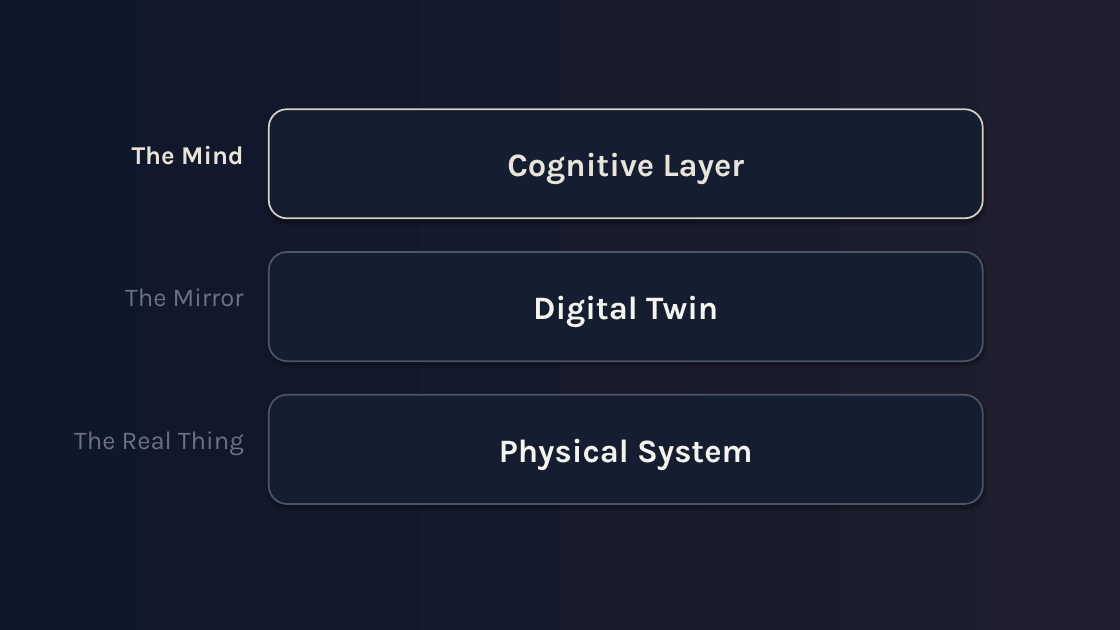
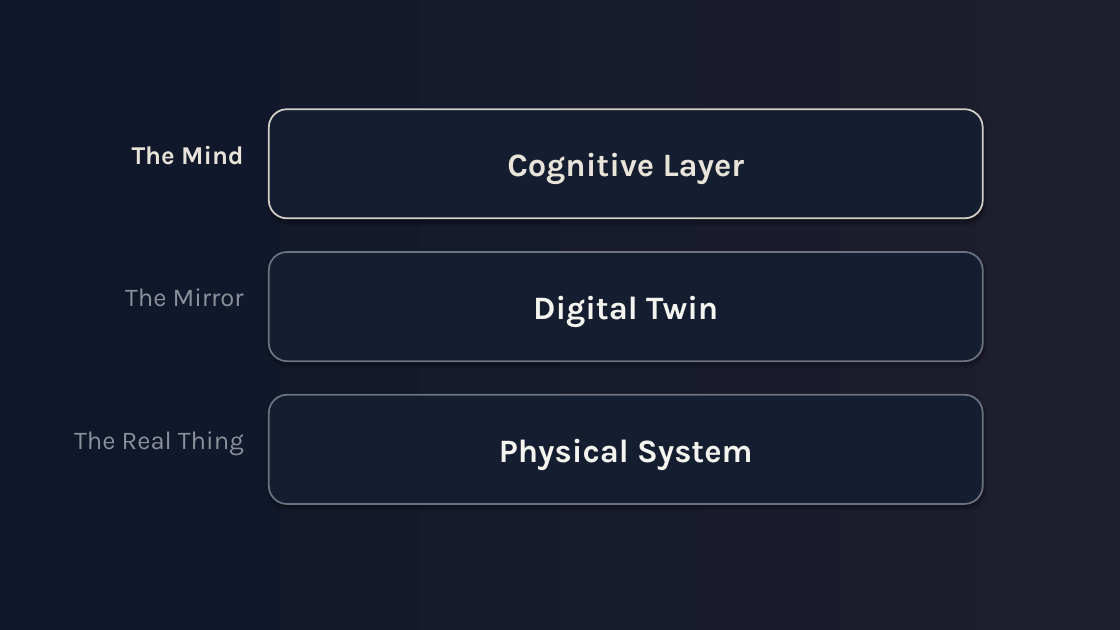
Before and after one commit to Anthony50102/MicroUSPresentation, a slide deck: slide 13 of presentation/presentation-v4-gradient-noir.pptx (slide 12 before the commit). Drawn at 1120x630 pixels with LibreOffice and Linux fonts; fonts in the diff are those of the drawing. Boxes give left, top, right and bottom in pixels: in the first picture for what was removed or moved away, otherwise in the second. Text is boxed around its words. In the diff, an @@ line names an element or a change of style, - is before the commit and + after.

```diff
--- a/presentation/presentation-v4-gradient-noir.pptx
+++ b/presentation/presentation-v4-gradient-noir.pptx
@@ rounded rectangle "Digital Twin" at box(269, 252, 983, 361): outline #4B5563 1.5 pt to #6B7280 1.5 pt @@
@@ text "The Mirror" at box(125, 288, 244, 306): text colour #6B7280 to #8B919C @@
@@ rounded rectangle "Physical System" at box(269, 395, 983, 504): outline #4B5563 1.5 pt to #6B7280 1.5 pt @@
@@ text "The Real Thing" at box(74, 431, 244, 455): text colour #6B7280 to #8B919C @@
```
Also in this commit, not shown: 13 other slides changed, 4 slides added, 2 slides removed, 3 other files.
